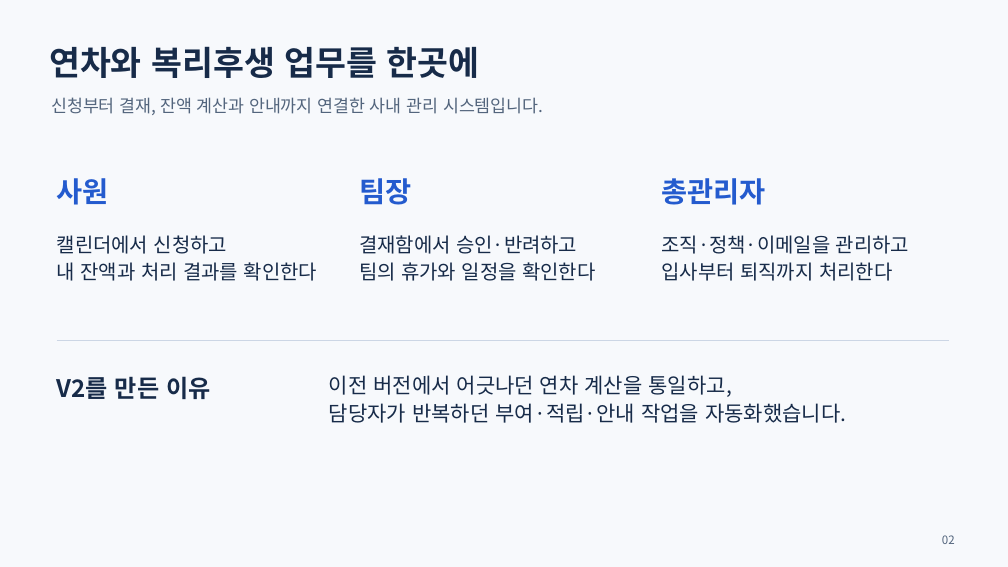
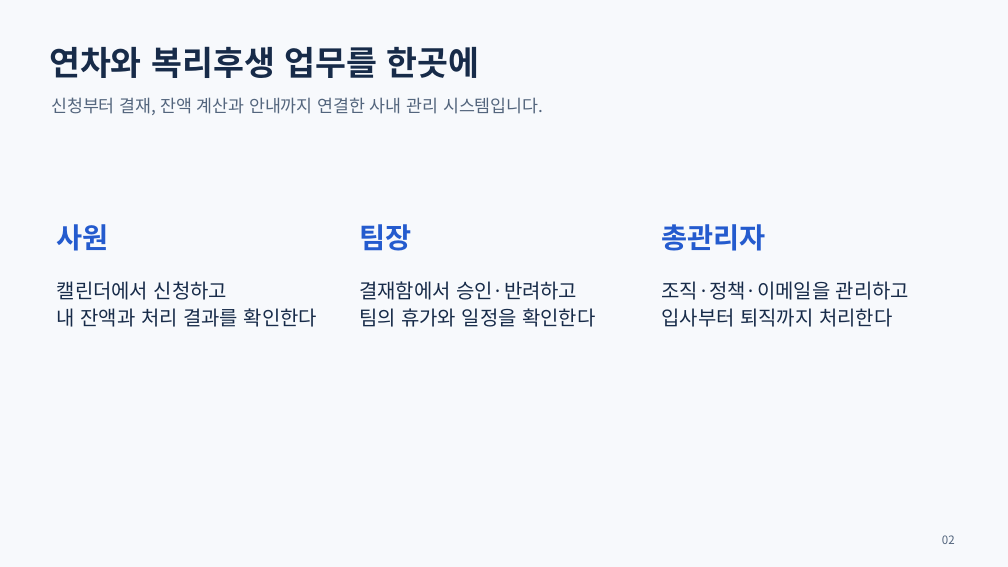
Before and after one commit to yejun9052/mlsoft-first-project, a slide deck: slide 2 of docs/발표자료/연차ON-프로젝트-소개-2026-09-11.pptx. Drawn at 1008x567 pixels with LibreOffice and Linux fonts; fonts in the diff are those of the drawing. Boxes give left, top, right and bottom in pixels: in the first picture for what was removed or moved away, otherwise in the second. Text is boxed around its words. In the diff, an @@ line names an element or a change of style, - is before the commit and + after.

```diff
--- a/docs/발표자료/연차ON-프로젝트-소개-2026-09-11.pptx
+++ b/docs/발표자료/연차ON-프로젝트-소개-2026-09-11.pptx
@@ 6 texts: place and size @@
-6 texts at [57,178,909,281]
+6 texts at [57,224,909,327]
@@ line removed from (57, 340) to (949, 340) @@
@@ text removed at [57,376,210,399] @@
-V2를 만든 이유
@@ text removed at [329,375,846,423] @@
-이전 버전에서 어긋나던 연차 계산을 통일하고,
-담당자가 반복하던 부여·적립·안내 작업을 자동화했습니다.
```
Also in this commit, not shown: 20 other slides changed, 1 slide removed, 2 other files.
